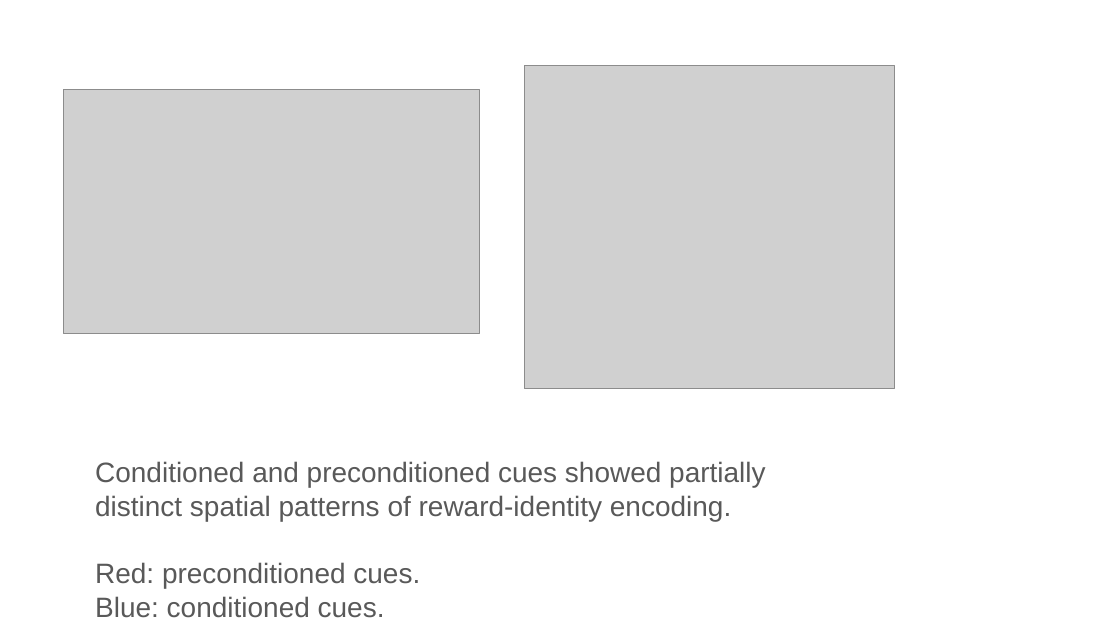
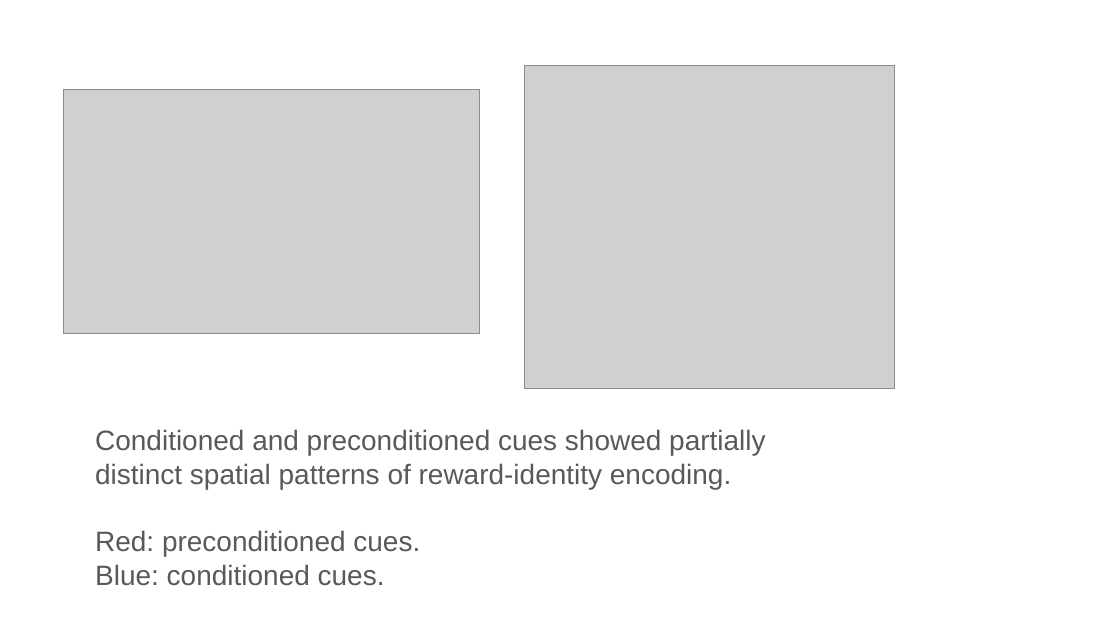
Before and after one commit to QingfangLiu/project-spcd, a slide deck: slide 4 of docs/SPCD fMRI results tag end June.pptx. Drawn at 1120x630 pixels with LibreOffice and Linux fonts; fonts in the diff are those of the drawing; grey boxes stand for pictures. Boxes give left, top, right and bottom in pixels: in the first picture for what was removed or moved away, otherwise in the second. Text is boxed around its words. In the diff, an @@ line names an element or a change of style, - is before the commit and + after.

```diff
--- a/docs/SPCD fMRI results tag end June.pptx
+++ b/docs/SPCD fMRI results tag end June.pptx
@@ text "Conditioned and preconditioned cues showed ...": place and size @@
-text "Conditioned and preconditioned cues showed ..." at [95, 461, 765, 618]
+text "Conditioned and preconditioned cues showed ..." at [95, 429, 765, 586]
```
Also in this commit, not shown: 3 other slides changed.
